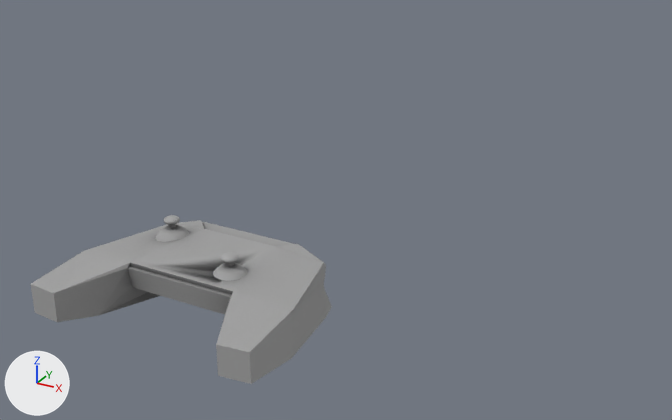
Before and after pictures for a commit that changed the FBX model Assets/DroneVR/Models/manette.fbx.
Rendered twice from a camera (50 mm lens) standing at (1.3, -1.68, 1.16) and looking at (0.12, 0.45, 0.1). Every picture has the same lights, and +X, +Y and +Z are marked at lower left. Where no turn or scale is listed for an object, it has been applied to the vertices.

In view in the first picture: 'joyL', 'joyR', 'manette'.
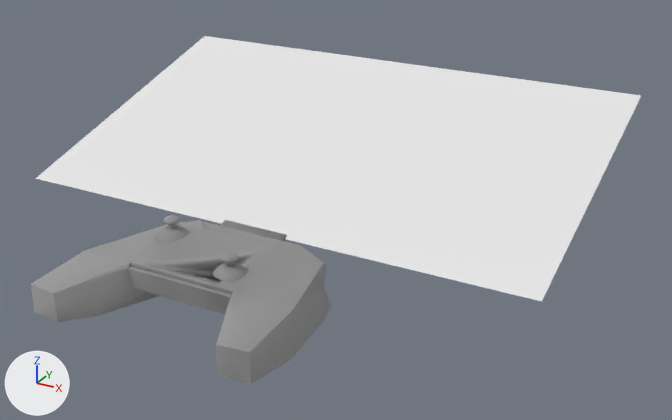
Where the newer file only moved an object's origin or applied its transform, the numbers keep the older frame.

Where the change shows, as pixel boxes (x1, y1, x2, y2) in the pictures (672 x 420 px):
```json
{"object": "Screen", "change": "added", "after": [36, 36, 641, 302]}
{"object": "manette", "change": "reshaped", "before": [31, 220, 332, 384], "after": [31, 220, 332, 384]}
{"object": "joyR", "change": "surface changed, recoloured", "before": [213, 252, 247, 281], "after": [213, 252, 247, 281]}
{"object": "joyL", "change": "surface changed", "before": [155, 215, 189, 242], "after": [155, 215, 189, 242]}
{"part": 1, "of": "me_manette", "change": "built on", "before": [202, 222, 281, 246], "after": [202, 220, 287, 246]}
{"part": 2, "of": "me_manette", "change": "recoloured", "before": [52, 220, 324, 384], "after": [52, 220, 324, 384]}
```

Scene script edits in JSON lines:
```json
{"op": "set", "path": "img_manetteuv_png", "old": "load_image('manetteUV.png', 'Textures/Manette/manetteUV.png', 2048, 2048, 'sRGB')", "new": "load_image('manetteUV.png', 'Textures/Manette/manetteUV.png', 2048, 2048, 'Non-Color')"}
{"op": "set", "path": "img_joyluv_png", "old": "load_image('joyLUV.png', 'Textures/Manette/joyLUV.png', 2048, 2048, 'sRGB')", "new": "load_image('joyLUV.png', 'Textures/Manette/joyLUV.png', 2048, 2048, 'Non-Color')"}
{"op": "set", "path": "img_joyruv_png", "old": "load_image('joyRUV.png', 'Textures/Manette/joyRUV.png', 2048, 2048, 'sRGB')", "new": "load_image('joyRUV.png', 'Textures/Manette/joyRUV.png', 2048, 2048, 'Non-Color')"}
{"block": "mat_material_002", "where": "n2 = _N.new('ShaderNodeTexImage'); n2.name = 'Image Texture'"}
{"op": "set", "path": "n2.image", "old": "img_manetteuv_png", "new": "img_joyruv_png"}
{"op": "add", "block": "mat_material_002", "code": "n3 = _N.new('ShaderNodeTexImage'); n3.name = 'Image Texture.001'"}
{"op": "add", "block": "mat_material_002", "code": "n3.image = img_joyruv_png"}
{"block": "mat_material_002", "where": "n0 = _N.new('ShaderNodeBsdfPrincipled'); n0.name = 'Principled BSDF'"}
{"op": "add", "block": "mat_material_002", "code": "_L.new(n2.outputs[1], n0.inputs[4])  # 'Alpha' to 'Alpha'"}
{"op": "add", "block": "mat_material_002", "code": "_L.new(n3.outputs[0], n0.inputs[18])  # 'Color' to 'Transmission Weight'"}
{"op": "add", "block": "mat_material_003", "code": ["mat_material_003 = bpy.data.materials.new('Material.003')", "# uses the picture img_manetteuv_png"]}
{"op": "add", "block": "mat_material_004", "code": ["mat_material_004 = principled_material('Material.004')", "mat_material_004.base_color = (0.8, 0.8, 0.8)  # white #e7e7e7", "mat_material_004.roughness = 0.69"]}
{"block": "me_manette", "where": "# used by ob_manette; location = (0.0, 0.0, 0.0)"}
{"op": "remove", "block": "me_manette", "code": "me_manette.from_pydata(...)  # 865 vertices, 872 faces; spans x -0.318..0.318, y -0.291..0.221, z -0.076..0.11"}
{"op": "add", "block": "me_manette", "code": "me_manette.from_pydata(...)  # 875 vertices, 881 faces; spans x -0.318..0.318, y -0.291..0.23, z -0.076..0.11"}
{"block": "me_manette", "change": "me_manette part 1"}
{"block": "me_manette", "change": "7 faces are deleted"}
{"block": "me_manette", "change": "4 vertices are added at (-0.101, 0.23, 0.095), (0.1, 0.23, 0.095), (0.1, 0.226, 0.107), (-0.101, 0.226, 0.107)"}
{"block": "me_manette", "change": "6 new vertices lie (-0.201, 0.0, 0.0) away from vertices in x 0.1, y 0.146..0.203, z -0.03..0.1"}
{"block": "me_manette", "change": "16 new faces join them"}
{"block": "me_manette", "change": "me_manette part 2: 865 faces spanning x -0.318..0.318, y -0.291..0.221, z -0.076..0.11 switch from mat_material_002 (picture img_manetteuv_png) to mat_material_003"}
{"block": "me_joyr", "where": "me_joyr.from_pydata(...)  # 930 vertices, 960 faces; spans x -0.05..0.05, y -0.05..0.05, z -0.0446..0.0841"}
{"op": "remove", "block": "me_joyr", "code": "me_joyr.materials.append(mat_material)  # picture img_joyruv_png"}
{"op": "add", "block": "me_joyr", "code": "me_joyr.materials.append(mat_material_002)"}
{"op": "add", "block": "me_screen", "code": ["me_screen = bpy.data.meshes.new('Screen')", "me_screen.from_pydata([(-0.8, 0.21, 0.1), (0.8, 0.21, 0.1), (-0.8, 1.11, 0.36), (0.8, 1.11, 0.36)], [], [(0, 1, 3, 2)])", "me_screen.materials.append(mat_material_004)  # white #e7e7e7"]}
{"op": "add", "block": "ob_screen", "code": ["ob_screen = bpy.data.objects.new('Screen', me_screen)", "ob_screen.location = (0.0, 0.0, 0.0)"]}
```
